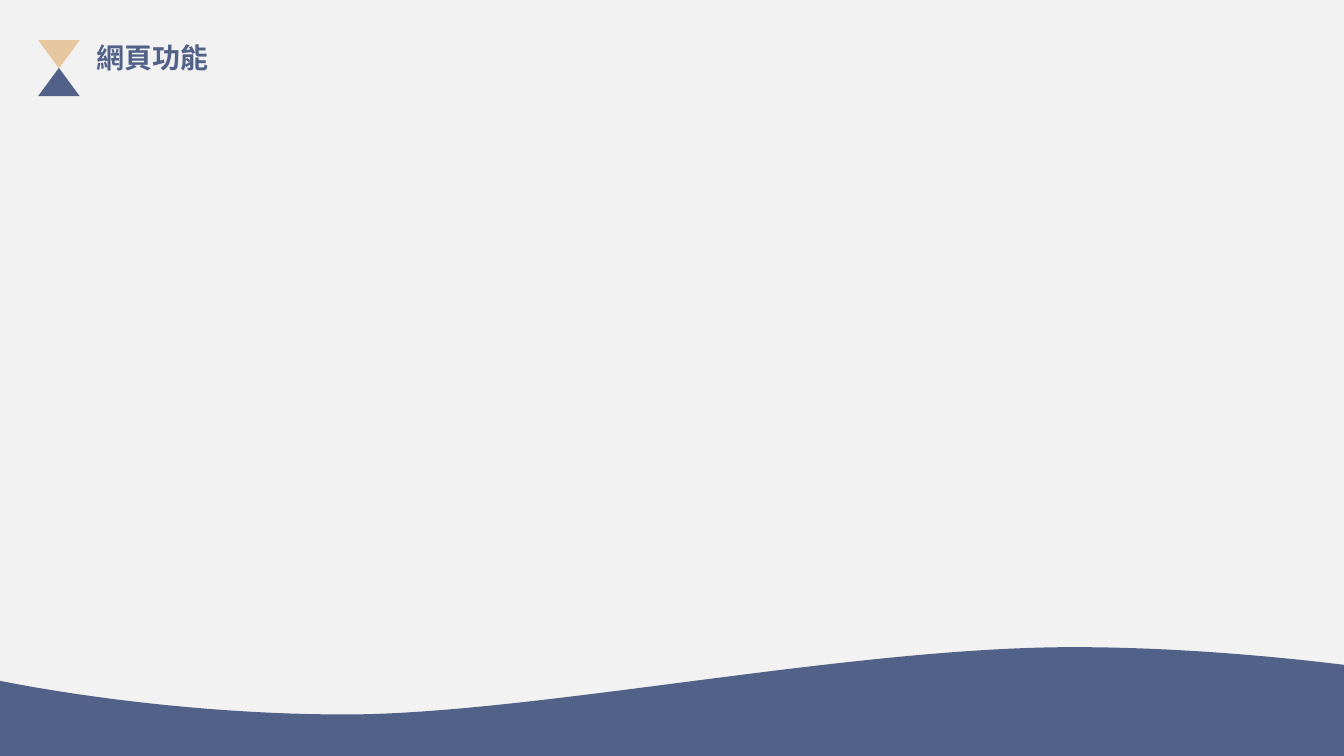
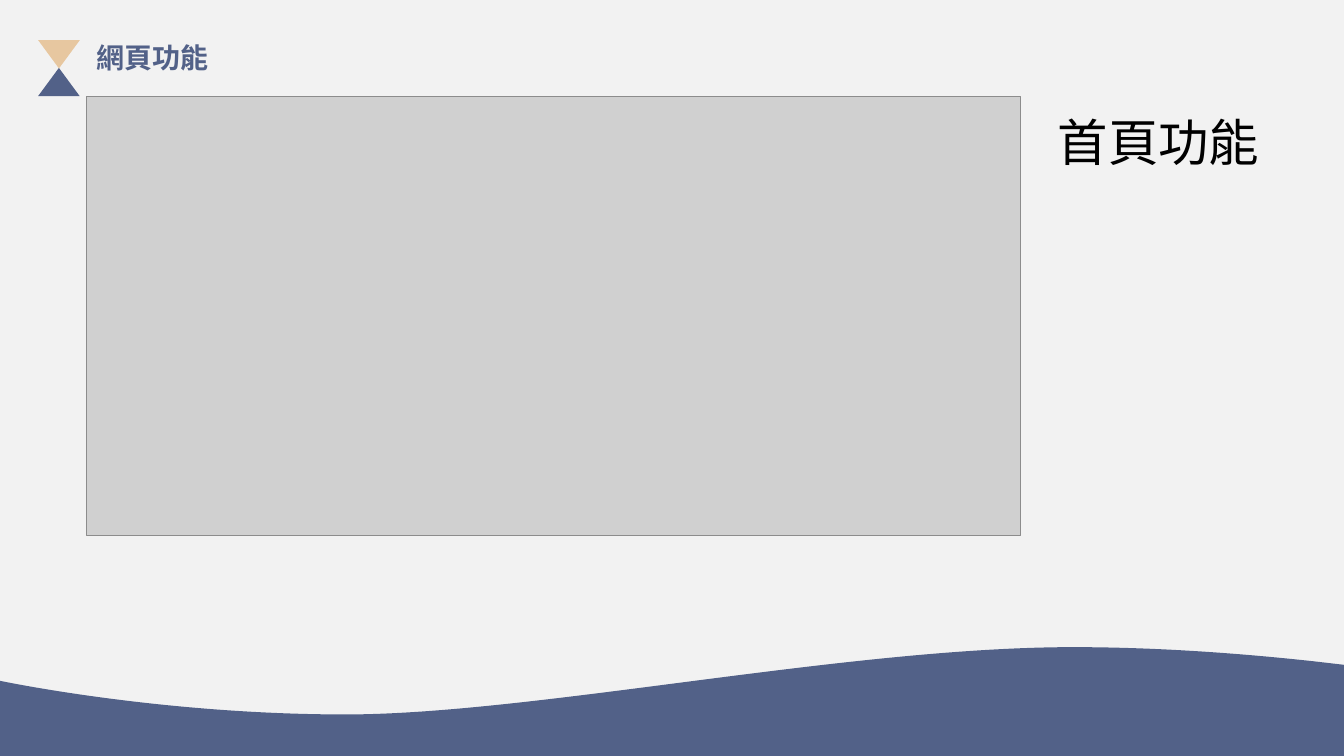
Before and after one commit to 35596035/End-of-period-project, a slide deck: slide 6 of 系統分析PPT.pptx. Drawn at 1344x756 pixels with LibreOffice and Linux fonts; fonts in the diff are those of the drawing; grey boxes stand for pictures. Boxes give left, top, right and bottom in pixels: in the first picture for what was removed or moved away, otherwise in the second. Text is boxed around its words. In the diff, an @@ line names an element or a change of style, - is before the commit and + after.

Commit message:
PPT

```diff
--- a/系統分析PPT.pptx
+++ b/系統分析PPT.pptx
@@ picture added at (87, 96, 1021, 535) @@
@@ text added at (1058, 118, 1260, 165), 36 pt, text #000000 @@
+首頁功能
```
Also in this commit, not shown: 4 other slides changed, 19 slides added, 2 slides removed.
